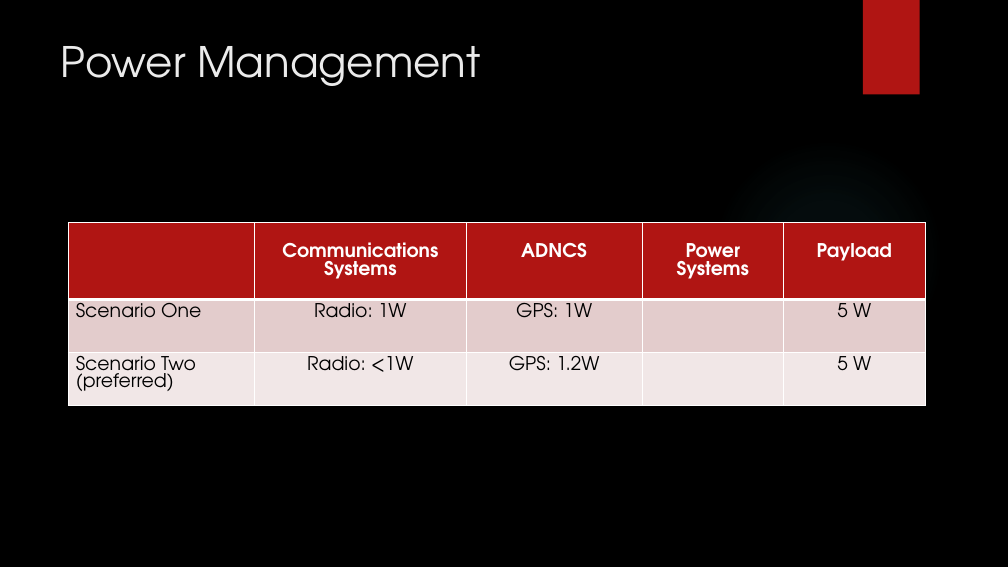
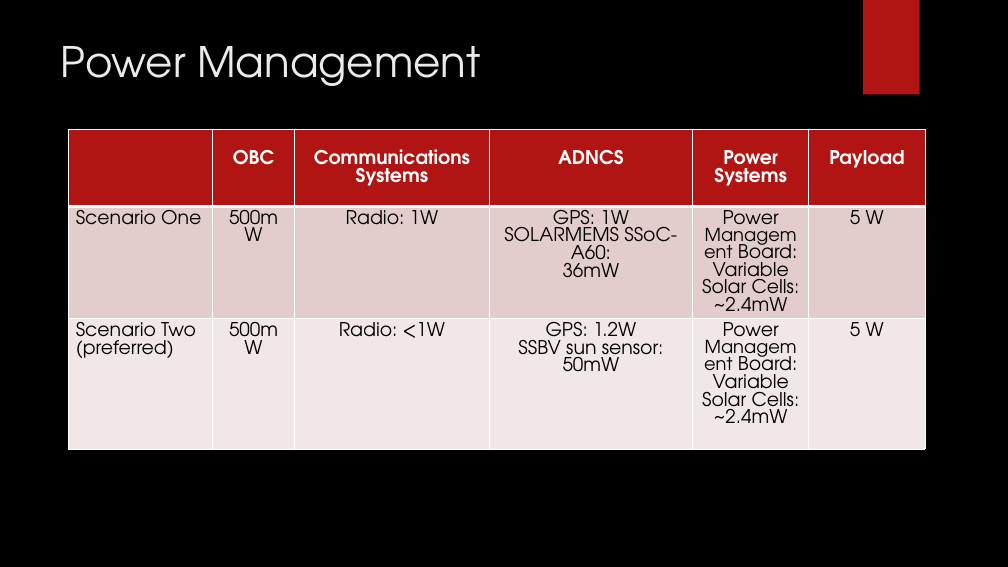
Before and after one commit to HASP-UMN/CubeSat, a slide deck: slide 23 of Presentations/PDR_Presentation.pptx. Drawn at 1008x567 pixels with LibreOffice and Linux fonts; fonts in the diff are those of the drawing; background and template pictures are left out. Boxes give left, top, right and bottom in pixels: in the first picture for what was removed or moved away, otherwise in the second. Text is boxed around its words. In the diff, an @@ line names an element or a change of style, - is before the commit and + after.

Commit message:
Added The power draw for the OBC, Sun Sensors, and Solar Cells
Battery remains variable, as it depends upon the voltage .

```diff
--- a/Presentations/PDR_Presentation.pptx
+++ b/Presentations/PDR_Presentation.pptx
@@ table at box(68, 129, 926, 513) @@
+column 2: OBC | 500mW | 500mW
-column 4, row 2: GPS: 1W
+column 4, row 2: GPS: 1W / SOLARMEMS SSoC-A60: / 36mW
-column 4, row 3: GPS: 1.2W
+column 4, row 3: GPS: 1.2W / SSBV sun sensor: 50mW
-column 5, row 2: 
+column 5, row 2: Power Management Board: Variable / Solar Cells: ~2.4mW
-column 5, row 3: 
+column 5, row 3: Power Management Board: Variable / Solar Cells: ~2.4mW
@@ table: place and size @@
-table at box(68, 222, 925, 405)
+table at box(68, 129, 926, 513)
```
Also in this commit, not shown: 1 other slide changed.
